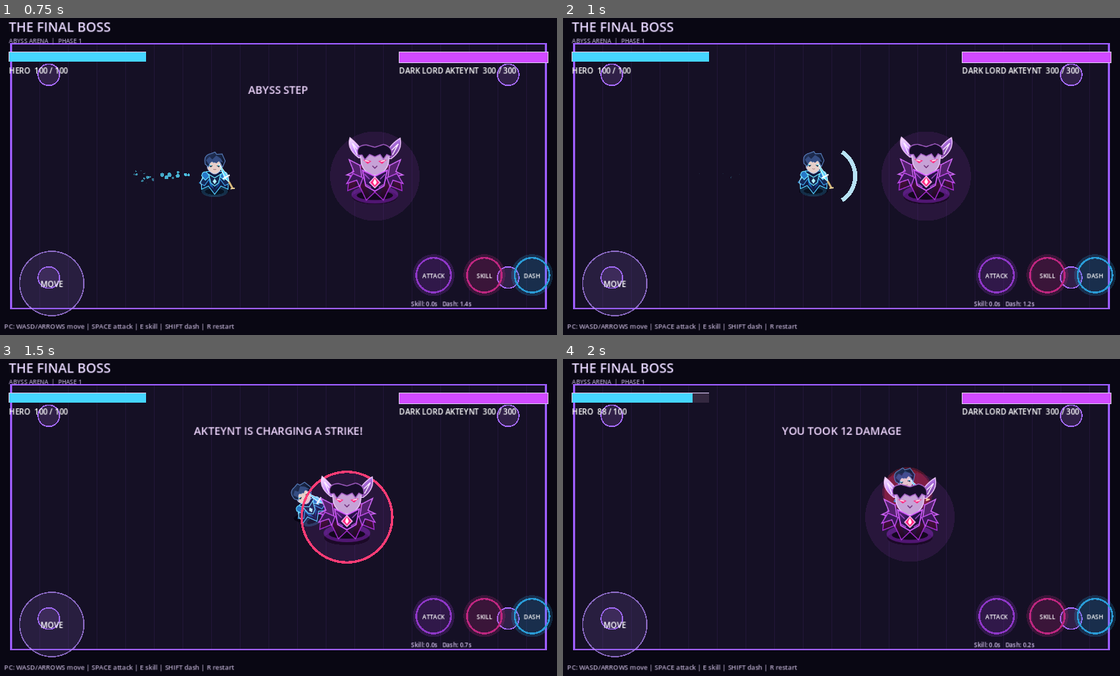
Above: before the commit, frames 1-4 (two rows, left to right).
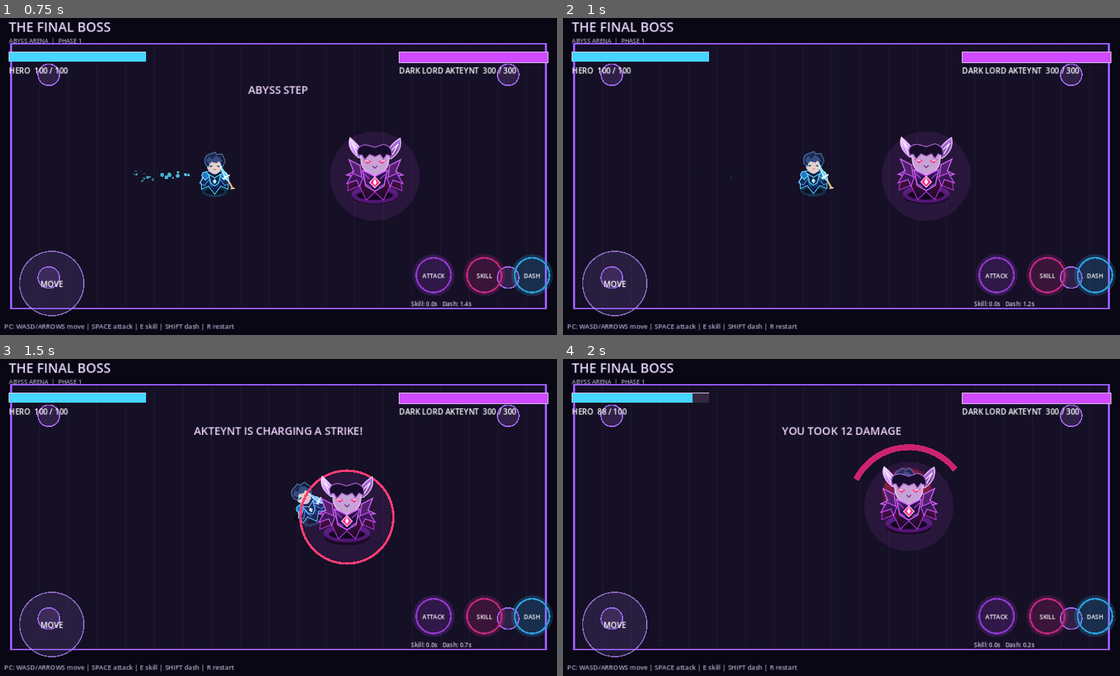
Above: after the commit, the same moments.

Repository: diyorxushvaqtov00-hub/the-final-boss
Game: Godot game, scene res://scenes/main.tscn
Same seed, same stepped clock (60 frames per second), same inputs: the game is played once before the commit and once after it.
Inputs (mouse positions are in pixels of both pictures, inside the frame that each line leads up to):
- Up to frame 1 (0.75 s): tap Enter at 0.5 s; move the mouse to (406, 160) at 0.52 s; hold D from 0.53 s (still down); hold Shift from 0.53 s (still down); click (406, 160) at 0.67 s
- Up to frame 2 (1 s): keep holding D; keep holding Shift; tap Space at 0.77 s
- Up to frame 3 (1.5 s): release D at 1.25 s; release Shift at 1.25 s; drag from (161, 533) to (250, 580) at 1.27 s
- Up to frame 4 (2 s): no input

Frame 1 is identical in both runs. In frame 2, 0.1% of the frame differs, in the area x 49-53%, y 41-59%; in frame 3, 0.4%; in frame 4, 2.2%, in the area x 52-71%, y 26-59%.

Commit message:
Add animated boss strike telegraph and hit reactions

Diff:
--- a/scripts/main.gd
+++ b/scripts/main.gd
@@ -42,6 +42,8 @@
 var orb_cooldown := 0.0
 var boss_orbs: Array[Dictionary] = []
 var hit_particles: Array[Dictionary] = []
+var boss_strike_timer := 0.0
+var boss_hit_flash := 0.0
 
 func _process(delta: float) -> void:
 	if game_over:
@@ -54,6 +56,8 @@
 	message_time = maxf(0.0, message_time - delta)
 	boss_attack_cooldown = maxf(0.0, boss_attack_cooldown - delta)
 	hit_flash = maxf(0.0, hit_flash - delta)
+	boss_hit_flash = maxf(0.0, boss_hit_flash - delta)
+	boss_strike_timer = maxf(0.0, boss_strike_timer - delta)
 	dash_timer = maxf(0.0, dash_timer - delta)
 	dash_cooldown = maxf(0.0, dash_cooldown - delta)
 	slash_timer = maxf(0.0, slash_timer - delta)
@@ -126,7 +130,11 @@
 	if boss_windup > 0.0:
 		boss_windup = maxf(0.0, boss_windup - delta)
 		if boss_windup == 0.0:
-			if player_pos.distance_to(boss_pos) <= (145.0 if phase_two else 120.0):
+			var strike_direction := to_player.normalized() if distance > 0.01 else Vector2.LEFT
+			boss_strike_timer = 0.30
+			boss_pos += strike_direction * 18.0
+			_spawn_particles(boss_pos, Color("#ff367e") if phase_two else Color("#b95cff"), 10, 95.0)
+			if player_pos.distance_to(boss_pos) <= (155.0 if phase_two else 128.0):
 				_damage_player(18 if phase_two else 12)
 			boss_attack_cooldown = 1.35 if phase_two else 1.8
 	elif distance > 92.0:
@@ -197,6 +205,7 @@
 	var to_boss := boss_pos - player_pos
 	if to_boss.length() <= 118.0 and (to_boss.length() < 0.01 or facing.dot(to_boss.normalized()) > -0.25):
 		boss_hp = maxi(0, boss_hp - 18)
+		boss_hit_flash = 0.22
 		_spawn_particles(boss_pos, Color("#9bf3ff"), 18, 190.0)
 		hit_flash = 0.18
 		message = "DARK SLASH  -18"
@@ -210,6 +219,7 @@
 	nova_timer = 0.42
 	if player_pos.distance_to(boss_pos) <= 230.0:
 		boss_hp = maxi(0, boss_hp - 42)
+		boss_hit_flash = 0.28
 		_spawn_particles(boss_pos, Color("#d55cff"), 28, 230.0)
 		hit_flash = 0.24
 		message = "ABYSS NOVA  -42"
@@ -248,6 +258,8 @@
 	orb_cooldown = 0.0
 	boss_orbs.clear()
 	hit_particles.clear()
+	boss_strike_timer = 0.0
+	boss_hit_flash = 0.0
 	facing = Vector2.RIGHT
 	game_over = false
 	victory = false
@@ -312,7 +324,8 @@
 		draw_circle(player_pos, 230.0 * nova_progress, Color(0.78, 0.20, 1.0, 0.18), true)
 		draw_circle(player_pos, 230.0 * nova_progress, Color(0.88, 0.48, 1.0, 0.8), false, 4.0)
 	if slash_timer > 0.0:
-		draw_arc(player_pos + facing * 22.0, 48.0, facing.angle() - 1.0, facing.angle() + 1.0, 18, Color(0.75, 0.93, 1.0, 0.95), 7.0)
+		var slash_progress := slash_timer / 0.20
+		draw_arc(player_pos + facing * 22.0, 48.0 + (1.0 - slash_progress) * 14.0, facing.angle() - 1.15, facing.angle() + 1.15, 22, Color(0.75, 0.93, 1.0, slash_progress), 7.0)
 	# Hero sprite: subtle idle bob and a shadow keep the character grounded.
 	var hero_bob := sin(Time.get_ticks_msec() * 0.006) * 2.2
 	draw_ellipse_shadow(player_pos + Vector2(0, 25), Vector2(24, 8), Color(0.02, 0.01, 0.06, 0.78))
@@ -341,8 +354,15 @@
 		var boss_bob := sin(Time.get_ticks_msec() * 0.0035 + 1.2) * 2.0
 		draw_ellipse_shadow(boss_pos + Vector2(0, 35), Vector2(38, 12), Color(0.02, 0.0, 0.05, 0.88))
 		draw_circle(boss_pos, 75.0, Color(boss_color.r, boss_color.g, boss_color.b, 0.10))
+		if boss_hit_flash > 0.0:
+			draw_circle(boss_pos, 62.0, Color(0.95, 0.85, 1.0, boss_hit_flash * 1.7))
 		if boss_windup > 0.0:
-			draw_circle(boss_pos, 76.0, Color("#ff3c75"), false, 4.0)
+			var charge_pulse := 3.0 + sin(Time.get_ticks_msec() * 0.025) * 2.0
+			draw_circle(boss_pos, 76.0 + charge_pulse, Color("#ff3c75"), false, 4.0)
+		if boss_strike_timer > 0.0:
+			var strike_fade := boss_strike_timer / 0.30
+			var strike_angle := (player_pos - boss_pos).angle()
+			draw_arc(boss_pos, 94.0 + (1.0 - strike_fade) * 24.0, strike_angle - 1.0, strike_angle + 1.0, 24, Color(1.0, 0.16, 0.52, strike_fade), 10.0)
 		var boss_rect := Rect2(boss_pos + Vector2(-64, -72 + boss_bob), Vector2(128, 128))
 		draw_texture_rect(AKTEYNT_TEXTURE, boss_rect, false)
 	else:
